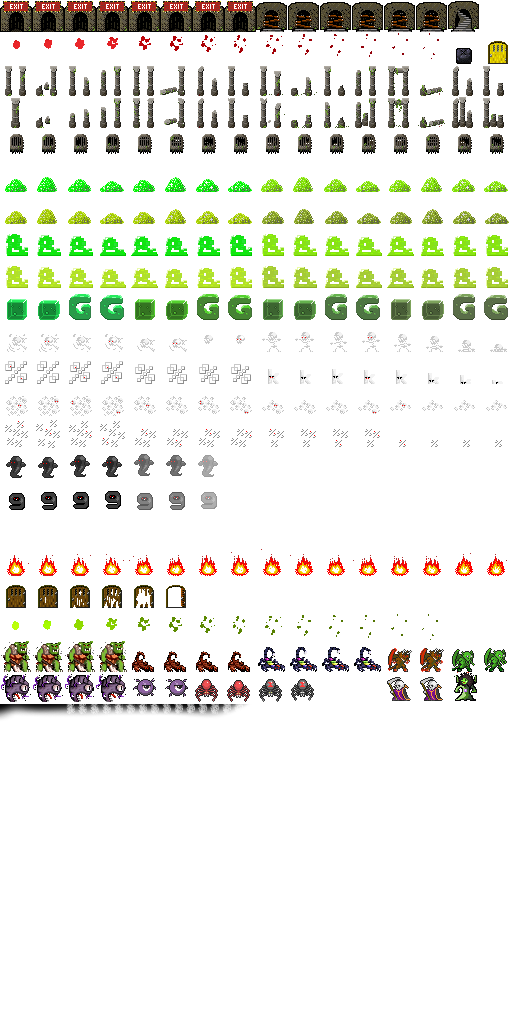
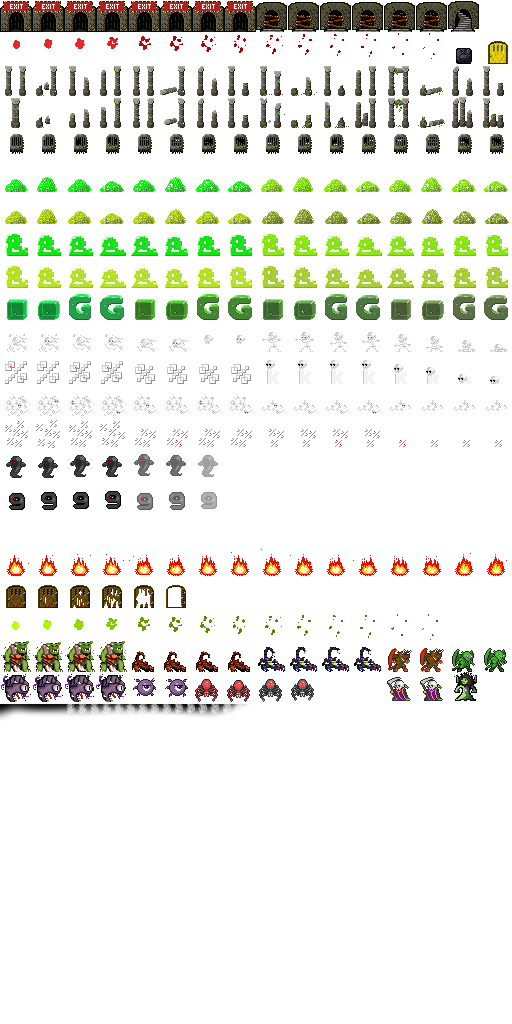
The second 512px x 1024px image is a revision of the first. Changes to its layers:
painted on "r" over [left=266, top=311, right=502, bottom=384]
